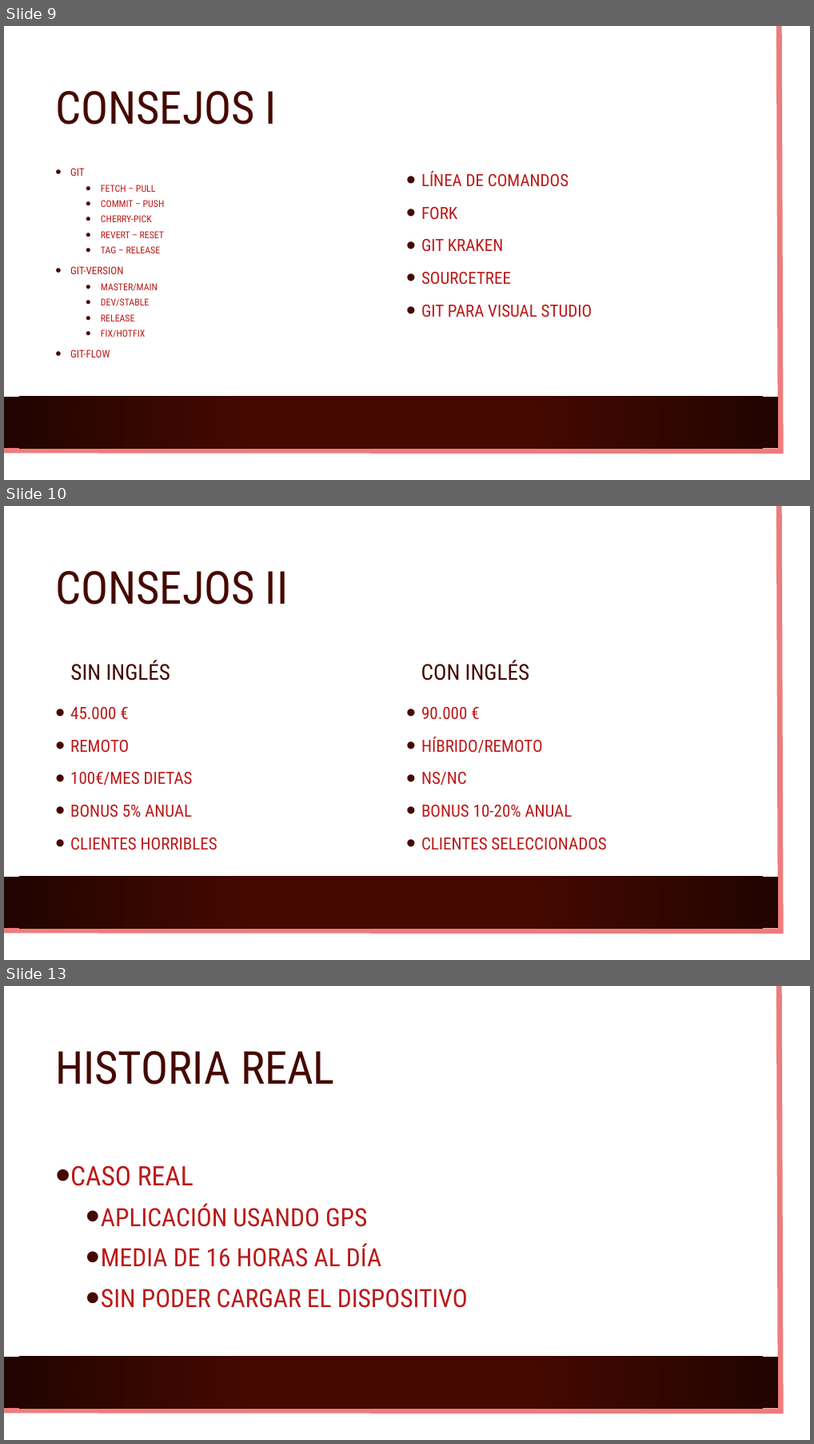
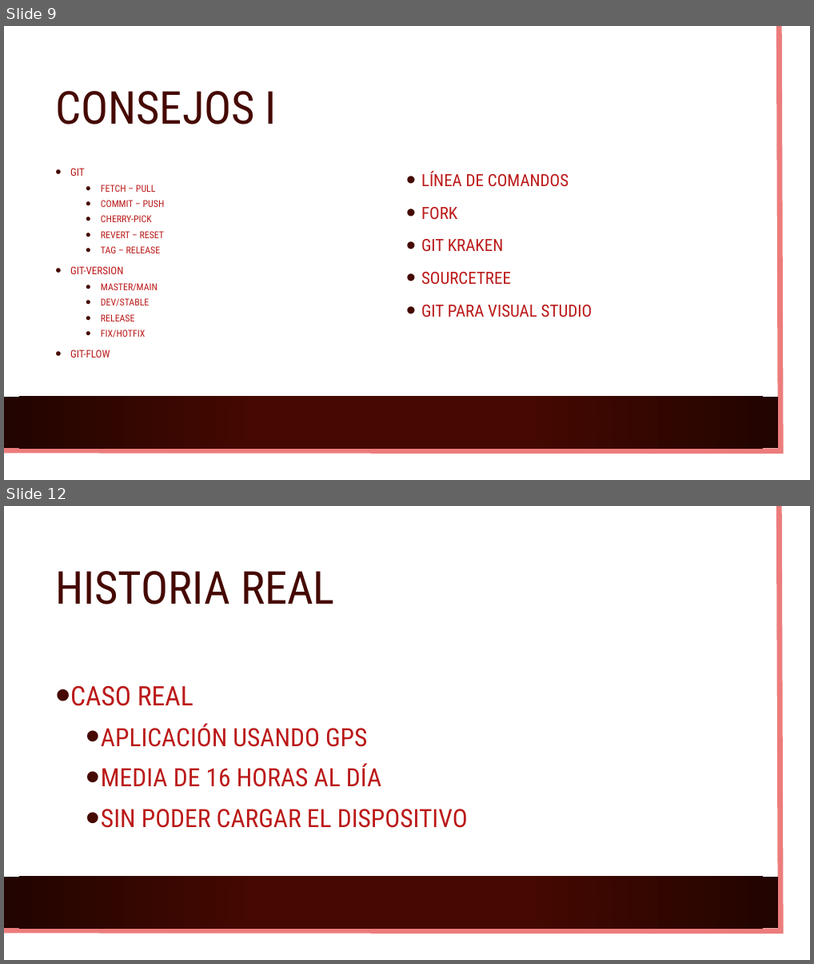
Before and after one commit to marcoablanco/Events, a slide deck: 2023-03 Mundo laboral con DotNet/Presentación.pptx. Shown one above the other, each under a label of ours: slides 9, 10 and 13 before the commit, slides 9 and 12 after it; the slides between them are not shown. The pictures are 814x1444 and 814x964 pixels, drawn with LibreOffice and Linux fonts; fonts in the diff are those of the drawing; background and template pictures are left out. Boxes give left, top, right and bottom in pixels: in the first picture for what was removed or moved away, otherwise in the second. Text is boxed around its words. In the diff, an @@ line names an element or a change of style, - is before the commit and + after.

```diff
--- a/2023-03 Mundo laboral con DotNet/Presentación.pptx
+++ b/2023-03 Mundo laboral con DotNet/Presentación.pptx
@@ slide 10 removed at [4, 506, 810, 960], background picture (left out); not listed: 3 template elements that a slide beside it also shows @@
@@ title removed at [55, 571, 288, 604] @@
-CONSEJOS II
@@ text removed at [70, 660, 171, 680] @@
-SIN INGLÉS
@@ text removed at [422, 660, 530, 680] @@
-CON INGLÉS
@@ text removed at [70, 707, 218, 850] @@
-• 45.000 €
-• REMOTO
-• 100€/MES DIETAS
-• BONUS 5% ANUAL
-• CLIENTES HORRIBLES
@@ text removed at [422, 707, 606, 850] @@
-• 90.000 €
-• HÍBRIDO/REMOTO
-• NS/NC
-• BONUS 10-20% ANUAL
-• CLIENTES SELECCIONADOS
@@ what was slide 13 is now slide 12 @@
```
Also in this commit, not shown: 2 slides changed.
